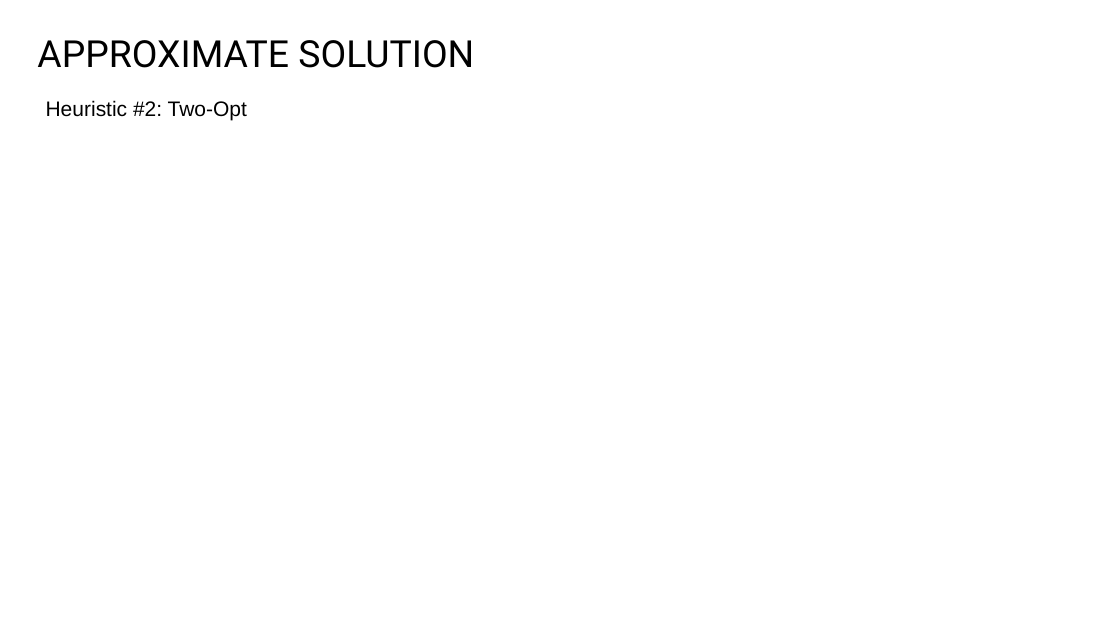
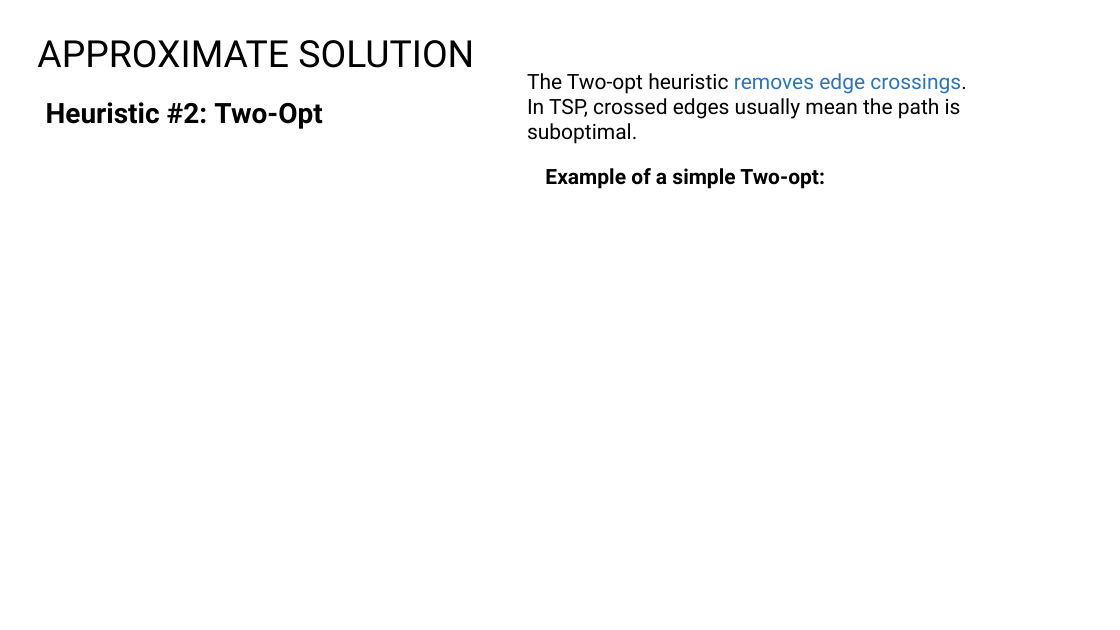
Before and after one commit to PictureOfGray/CS412-Team-NAME, a slide deck: slide 12 of presentations/TeamNAMETSP.pptx. Drawn at 1120x630 pixels with LibreOffice and Linux fonts; fonts in the diff are those of the drawing; background and template pictures are left out. Boxes give left, top, right and bottom in pixels: in the first picture for what was removed or moved away, otherwise in the second. Text is boxed around its words. In the diff, an @@ line names an element or a change of style, - is before the commit and + after.

```diff
--- a/presentations/TeamNAMETSP.pptx
+++ b/presentations/TeamNAMETSP.pptx
@@ text added at [527,73,967,119], 18 pt, text #000000 @@
+The Two-opt heuristic removes edge crossings.
+In TSP, crossed edges usually mean the path is suboptimal.
@@ text "Heuristic #2: Two-Opt" at [46,102,322,129]: size 18 to 24 pt, font Arial to Roboto, bold on @@
@@ text added at [545,168,825,189], 18 pt, text #000000, bold @@
+Example of a simple Two-opt:
```
Also in this commit, not shown: 3 other slides changed, 4 slides added, 2 slides removed, 1 other file.
